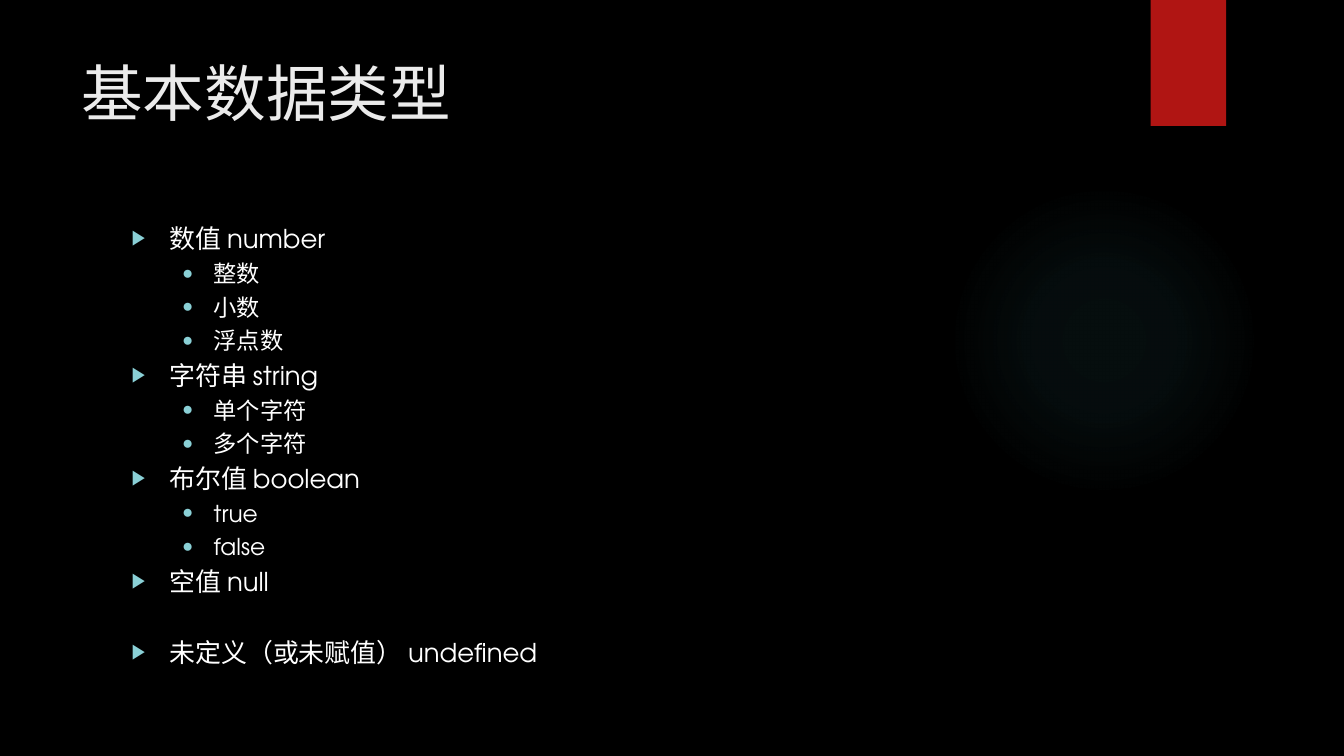
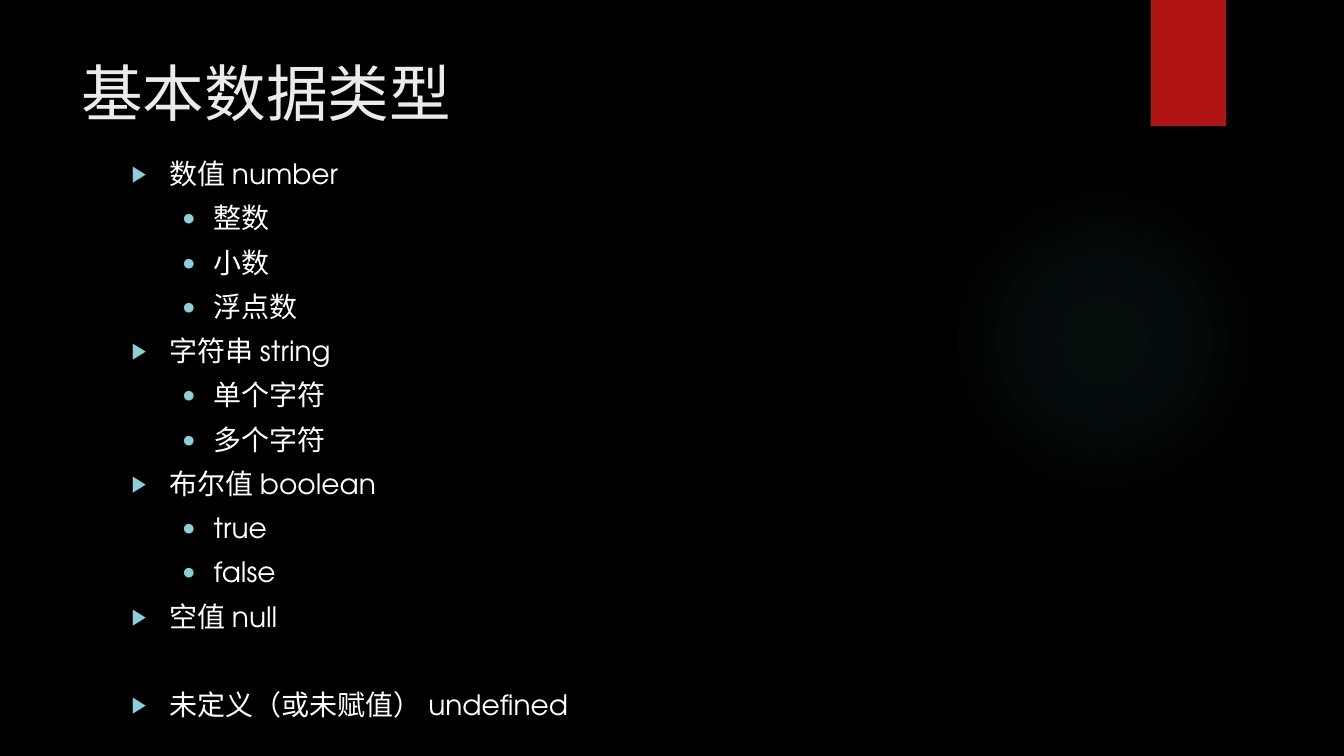
Before and after one commit to chunchill/WEB-Training, a slide deck: slide 11 of 03.JavaScript/JavaScript York.pptx. Drawn at 1344x756 pixels with LibreOffice and Linux fonts; fonts in the diff are those of the drawing; background and template pictures are left out. Boxes give left, top, right and bottom in pixels: in the first picture for what was removed or moved away, otherwise in the second. Text is boxed around its words. In the diff, an @@ line names an element or a change of style, - is before the commit and + after.

```diff
--- a/03.JavaScript/JavaScript York.pptx
+++ b/03.JavaScript/JavaScript York.pptx
@@ text "数值 number": place and size @@
-text "数值 number" at <box>170,226,537,665</box>
+text "数值 number" at <box>170,160,568,718</box>
@@ text "数值 number" at <box>170,160,568,718</box>: size 18.5 to 20 pt in "数值 number", "字符串 string", "布尔值 boolean", "空值 null" and 1 more places; size 16.6 to 20 pt in "整数", "小数", "浮点数", "单个字符" and 3 more places; line spacing 0.7 to 0.9 @@
```
Also in this commit, not shown: 18 other slides changed, 2 slides added, 16 other files.
